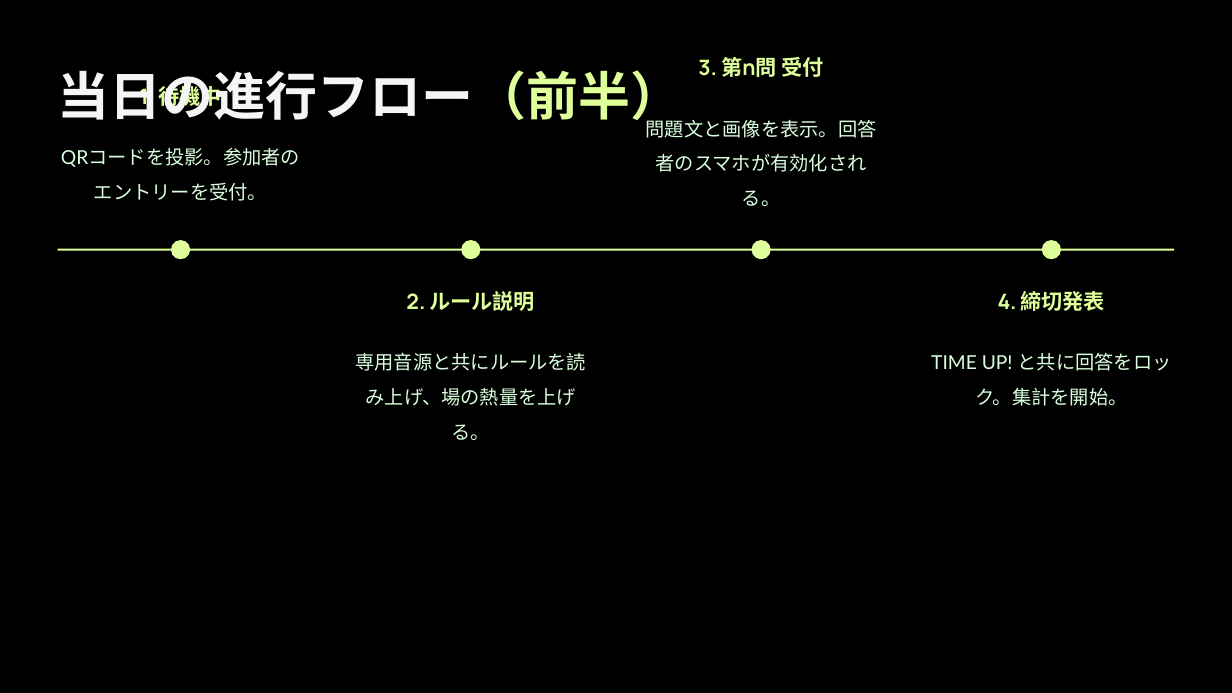
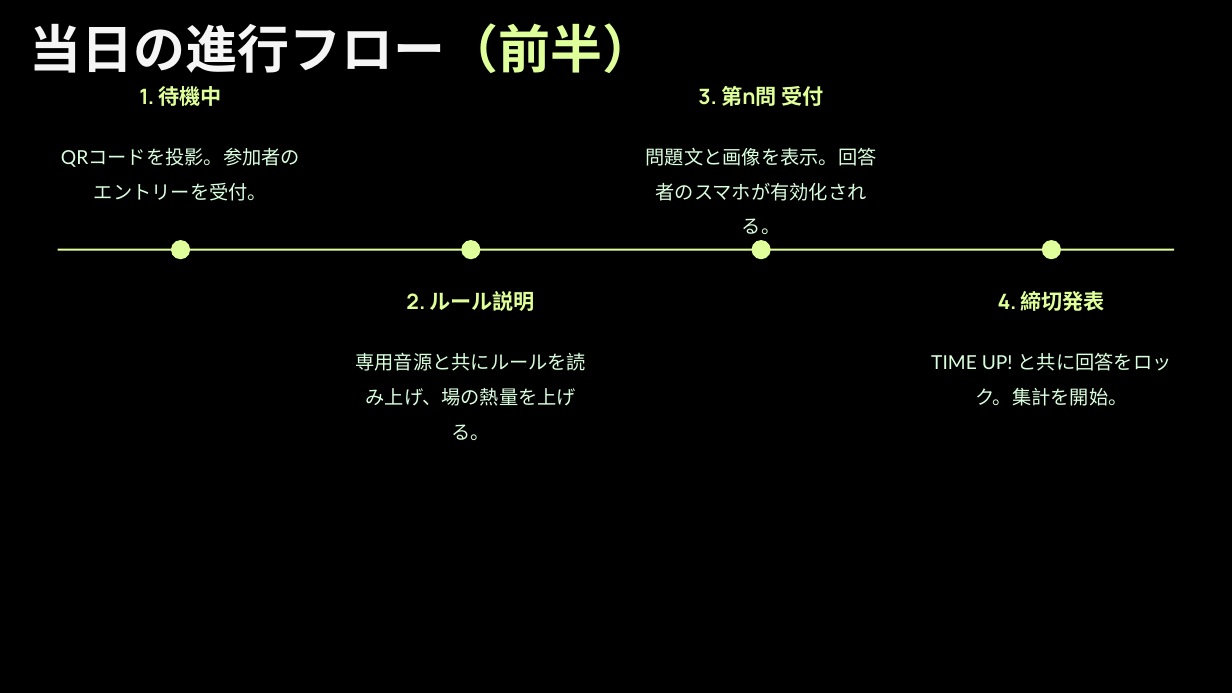
Before and after one commit to h-sakamoto-tech/quiz-app, a slide deck: slide 7 of Manual.pptx. Drawn at 1232x693 pixels with LibreOffice and Linux fonts; fonts in the diff are those of the drawing; background and template pictures are left out. Boxes give left, top, right and bottom in pixels: in the first picture for what was removed or moved away, otherwise in the second. Text is boxed around its words. In the diff, an @@ line names an element or a change of style, - is before the commit and + after.

```diff
--- a/Manual.pptx
+++ b/Manual.pptx
@@ text "当日の進行フロー（前半）" rewrapped from (x1=58, y1=70, x2=682, y2=129) to (x1=30, y1=23, x2=654, y2=73) @@
@@ text "3. 第n問 受付" moved from (x1=698, y1=57, x2=824, y2=77) to (x1=698, y1=86, x2=824, y2=106) @@
@@ text "問題文と画像を表示。回答者のスマホが有効化される。" moved from (x1=646, y1=120, x2=877, y2=206) to (x1=646, y1=148, x2=877, y2=234) @@
```
Also in this commit, not shown: 4 other slides changed, 1 slide removed.
